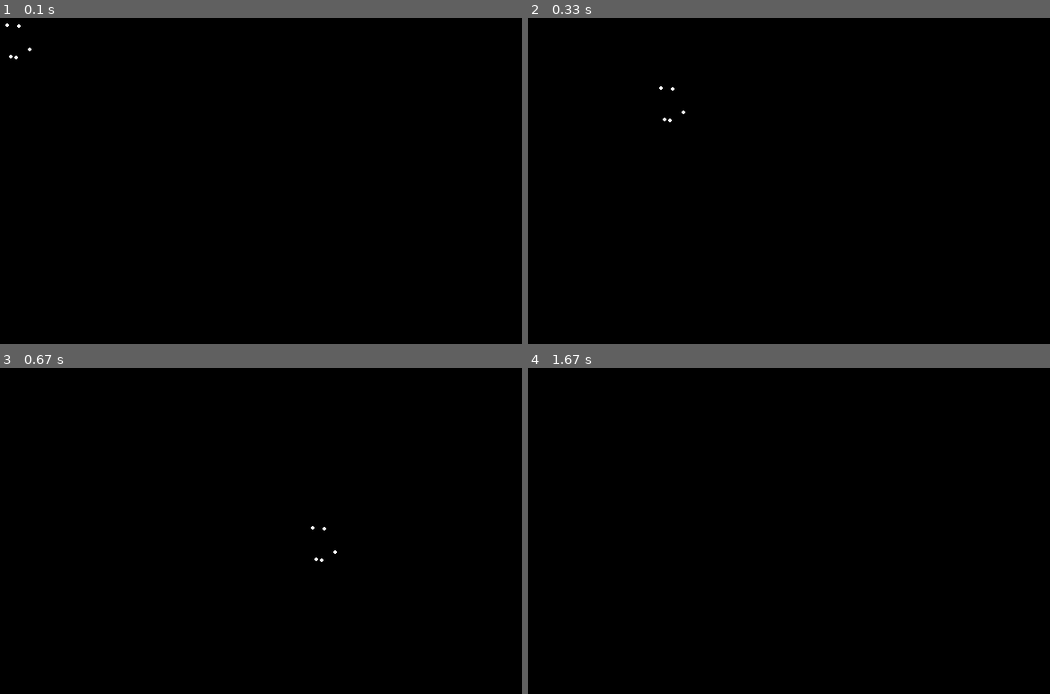
Above: before the commit, frames 1-4 (two rows, left to right).
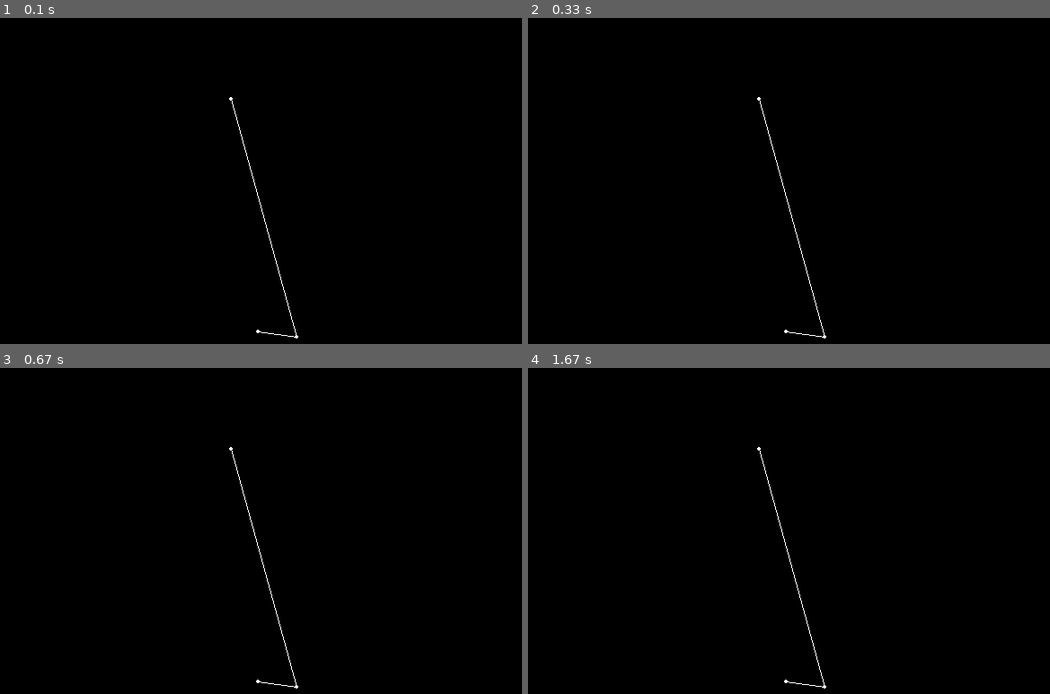
Above: after the commit, the same moments.

Repository: Mochacinno/crowd-simulation
Game: pygame game, started from import pygame.py
Two runs of this game, one before a commit and one after it. Both use one fixed random seed, a clock stepped at 60 frames per second and the inputs below.
Inputs:
- Up to frame 1 (0.1 s): no input
- Up to frame 2 (0.33 s): no input
- Up to frame 3 (0.67 s): no input
- Up to frame 4 (1.67 s): no input

The runs differ from the first frame. In frame 1, 0.2% of the frame differs, in the area x 1-58%, y 1-99%; in frame 2, 0.2%; in frame 3, 0.2%; in frame 4, 0.2%.

Commit message:
j'ai ajoute id pour Humain et modifié des fcts.

Diff:
--- a/import pygame.py
+++ b/import pygame.py
@@ -2,6 +2,7 @@
 import sys
 from random import randint
 from config import *
+import numpy as np
 
 pygame.init()
 clock = pygame.time.Clock()
@@ -11,38 +12,56 @@
 
 screen.fill(BLACK)
 
+def normalize_vector(vector):
+    norm = np.linalg.norm(vector)
+    if norm == 0:
+        return vector
+    return vector / norm
+
 class Humain:
-    def __init__(self, x, y):
+    def __init__(self, x, y, id):
+        self.id = id
         self.x = x
         self.y = y
+        self.pos = np.array([self.x, self.y])
         vitesse = 10
+        self.vect_directeur = np.array([0,0])
 
     def choisir_cible(self, dict_humains):
         #print(randint(0, len(dict_humains)-1))
-        self.cible_1 = dict_humains.pop(list(dict_humains.keys())[randint(0, len(dict_humains)-1)])
-        self.cible_2 = dict_humains.pop(list(dict_humains.keys())[randint(0, len(dict_humains)-1)])
+        # faut qu'il ne choisit lui meme
+        if randint(0, len(dict_humains)-1) != id:
+            self.cible_1 = dict_humains.pop(list(dict_humains.keys())[randint(0, len(dict_humains)-1)])
+        if randint(0, len(dict_humains)-1) != id:
+            self.cible_2 = dict_humains.pop(list(dict_humains.keys())[randint(0, len(dict_humains)-1)])
 
     def court_chemin_vect(self):
         x1, y1 = self.cible_1.x, self.cible_1.y
         x2, y2 = self.cible_2.x, self.cible_2.y
         a = ( y2 - y1 ) / ( x2 - x1 ) # pente
+        pygame.draw.line(screen, WHITE, self.cible_1.pos, self.cible_2.pos)
+
         b = self.y - self.x * a
-        self.vect_directeur = (1, ( a + b ))
+        self.vect_directeur = normalize_vector(np.array([1, a]))
+        #pygame.draw.line(screen, WHITE, self.pos, self.pos+10*self.vect_directeur)
 
     def bouger(self):
-        self.x = self.x + 10
-        self.y = self.y + 5
+        self.pos = self.pos
 
     def afficher(self):
-        pygame.draw.circle(screen, WHITE, (self.x, self.y), 2)
+        print((self.pos[0], self.pos[1]))
+        pygame.draw.circle(screen, WHITE, self.pos, 2)
+        #pygame.draw.line(screen, (self.id*20, self.id*50, self.id*60), self.pos, self.cible_1.pos)
+        #pygame.draw.line(screen, (self.id*20, self.id*50, self.id*60), self.pos, self.cible_2.pos)
+
 
 # La dictionnaire des gens
 dict_humains = {}
 
 # Création des gens
-for i in range(5):
-    humain = Humain(randint(0,40),randint(0,40))
-    dict_humains[f"humain_{i}"] = humain
+for i in range(3):
+    humain = Humain(randint(200,500),randint(100,400), i)
+    dict_humains[f"humain_{i+1}"] = humain
 
 # Affecter les 2 cibles à chacun des gens
 for humain in dict_humains.values():
@@ -61,4 +80,5 @@
     for humain in dict_humains.values():
         humain.bouger()
         humain.afficher()
+        humain.court_chemin_vect()
     pygame.display.update()
